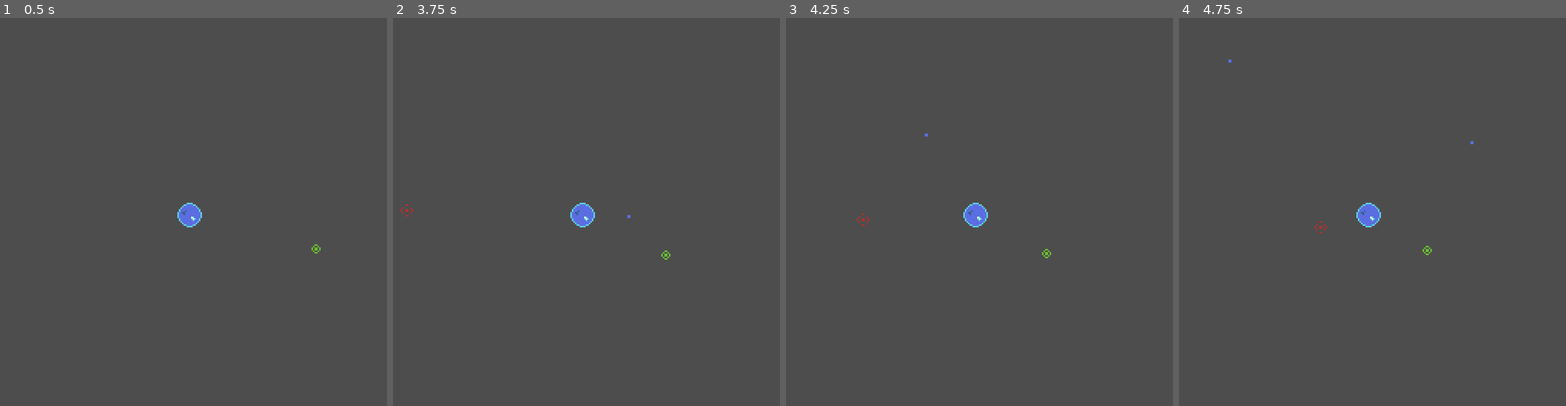
Above: before the commit, frames 1-4 (left to right).
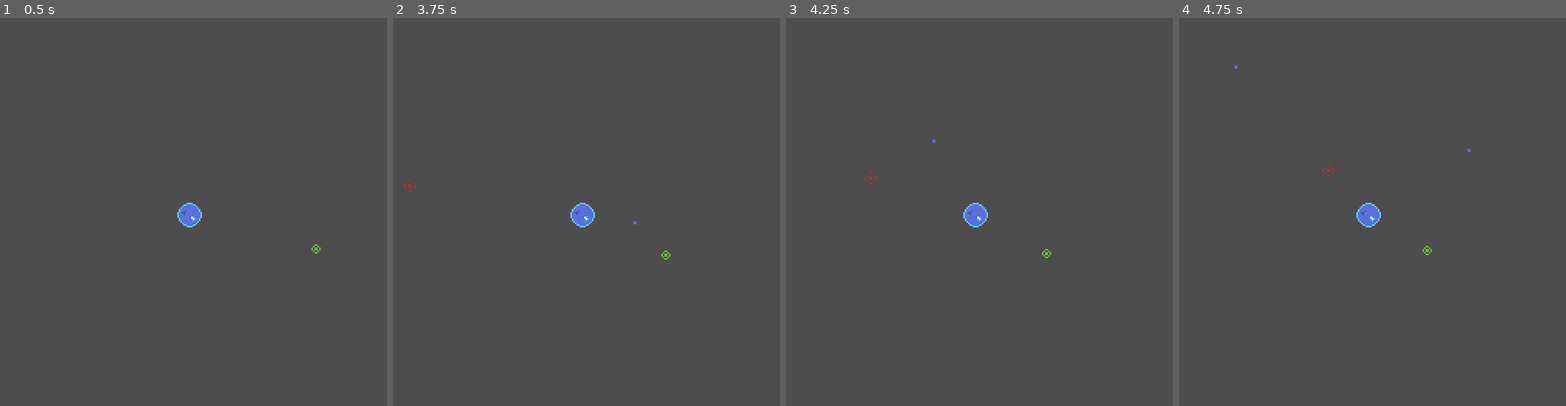
Above: after the commit, the same moments.

Repository: WinterAtne/Space-Pirate-Survival
Game: Godot game, scene res://scenes/main.tscn
Same seed, same stepped clock (60 frames per second), same inputs: the game is played once before the commit and once after it.
Inputs (mouse positions are in pixels of both pictures, inside the frame that each line leads up to):
- Up to frame 1 (0.5 s): no input
- Up to frame 2 (3.75 s): tap Enter at 0.5, 2, 3.5 s; move the mouse to (563, 293) at 0.52 s; hold Space (accelerate) 0.53-2.03 s; click (563, 293) at 0.6 s; move the mouse to (702, 274) at 1.27 s; click (702, 274) at 1.35 s; move the mouse to (462, 157) at 2.02 s; click (462, 157) at 2.1 s; tap Space (accelerate) at 2.75 s; move the mouse to (601, 215) at 2.77 s; click (601, 215) at 2.85 s; move the mouse to (524, 115) at 3.52 s; click (524, 115) at 3.6 s
- Up to frame 3 (4.25 s): no input
- Up to frame 4 (4.75 s): move the mouse to (1453, 196) at 4.27 s; hold Space (accelerate) from 4.28 s (still down); click (1453, 196) at 4.35 s

Frame 1 is identical in both runs. In frame 2, less than 0.1% of the frame differs, in the area x 1-63%, y 41-54%; in frame 3, less than 0.1%; in frame 4, less than 0.1%, in the area x 12-77%, y 10-56%.

Commit message:
Changed the spawner ai

Diff:
--- a/scenes/main.tscn
+++ b/scenes/main.tscn
@@ -13,4 +13,7 @@
 
 [node name="Star" parent="." instance=ExtResource("2_btfus")]
 
-[node name="Spawner" parent="." instance=ExtResource("3_4rcmd")]
+[node name="Spawner" parent="." node_paths=PackedStringArray("player") instance=ExtResource("3_4rcmd")]
+player = NodePath("../Player")
+
+[node name="WorldBound" type="Node2D" parent="."]
--- a/scenes/player.gd
+++ b/scenes/player.gd
@@ -21,7 +21,7 @@
 func fire_torpedo(facing : Vector2) -> void:
 	var instanced_torpedo = torpedo.instantiate()
 	get_parent().add_child(instanced_torpedo)
-	instanced_torpedo.position = facing * 16 + global_position;
+	instanced_torpedo.position = facing * 10 + global_position;
 
 	instanced_torpedo.apply_central_force(facing * torpedo_speed)
 
--- a/scenes/spawner.gd
+++ b/scenes/spawner.gd
@@ -10,6 +10,8 @@
 
 @export var min_wait_time : float = 1.2
 @export var wait_time_step : float = 0.1
+
+@export var player : Node2D
 
 func _ready():
 	var min_distance = (play_area.x if play_area.x > play_area.y else play_area.y)
@@ -24,8 +26,7 @@
 	var position_direction := Vector2(randf_range(-1.0,1.0), randf_range(-1.0,1.0)).normalized()
 	instanced_ship.position = position_direction * spawn_distance;
 
-	var target := Vector2(randf_range(-play_area.x,play_area.x),
-		randf_range(-play_area.y,play_area.y))
+	var target := Vector2(-player.position.x, -player.position.y)
 
 	var this_speed : float = randf_range(speed.x, speed.y)
 
